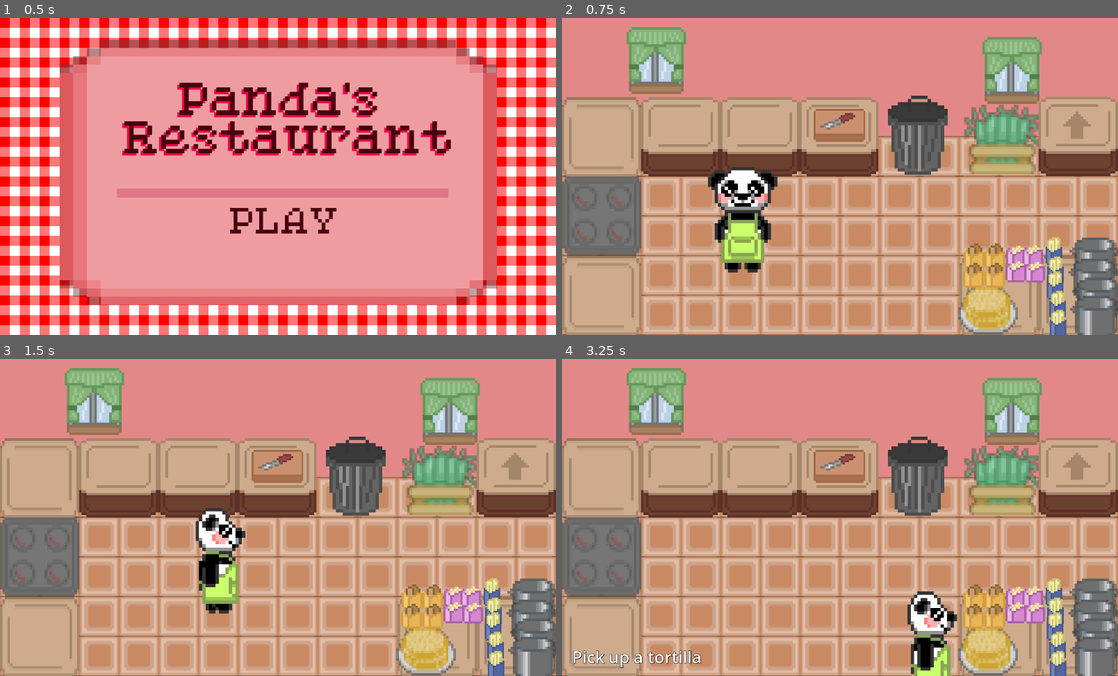
Above: before the commit, frames 1-4 (two rows, left to right).
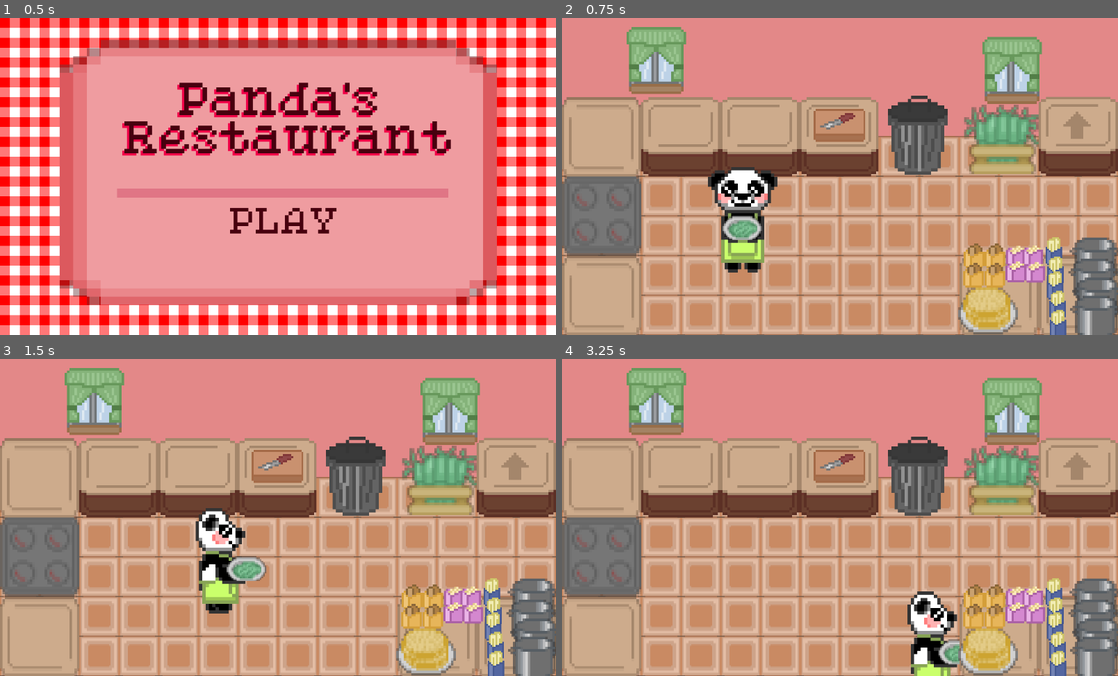
Above: after the commit, the same moments.

Repository: Paulina0612/Pandas_Restaurant
Game: Godot game, scene res://Scenes/Menu.tscn
The game is run twice, just before and just after one commit, with the same random seed, the same clock (stepped at 60 frames per second) and the same inputs.
Inputs (mouse positions are in pixels of both pictures, inside the frame that each line leads up to):
- Up to frame 1 (0.5 s): no input
- Up to frame 2 (0.75 s): click "PLAY" at 0.5 s
- Up to frame 3 (1.5 s): tap Enter at 1.25 s; move the mouse to (411, 599) at 1.27 s; press the mouse at (411, 599) at 1.28 s; hold Right (ui_right) from 1.28 s (still down)
- Up to frame 4 (3.25 s): move the mouse to (973, 618) at 2.02 s; release Right (ui_right) at 2.03 s; release the mouse at (973, 618) at 2.03 s; hold Down (ui_down) 2.03-2.78 s; click (973, 618) at 2.1 s; move the mouse to (995, 599) at 2.77 s; press the mouse at (995, 599) at 2.78 s; hold Right (ui_right) from 2.78 s (still down)

Frame 1 is identical in both runs. In frame 2, 0.7% of the frame differs, in the area x 27-38%, y 62-72%; in frame 3, 0.8%; in frame 4, 1.1%, in the area x 2-72%, y 88-99%.

Commit message:
Carrying graphics.

Diff:
--- a/Scenes/Player.tscn
+++ b/Scenes/Player.tscn
@@ -27,6 +27,7 @@
 [ext_resource type="Texture2D" uid="uid://dl6sqxtalodcf" path="res://Assets/player/left/walking_carrying_2.png" id="16_lslt6"]
 [ext_resource type="Texture2D" uid="uid://ds40hefmcjvuf" path="res://Assets/player/cutting/1.png" id="17_ulo2v"]
 [ext_resource type="Texture2D" uid="uid://d22hiahh0k6cd" path="res://Assets/player/cutting/2.png" id="18_1iu4k"]
+[ext_resource type="Texture2D" uid="uid://cfjoyb2gkmaqs" path="res://Assets/food/bamboo.png" id="28_utwlt"]
 
 [sub_resource type="SpriteFrames" id="SpriteFrames_1iu4k"]
 animations = [{
@@ -206,8 +207,16 @@
 position = Vector2(5, 0)
 scale = Vector2(8, 8)
 sprite_frames = SubResource("SpriteFrames_1iu4k")
-animation = &"standing_up_carrying"
+animation = &"standing_down"
 
 [node name="CollisionShape2D" type="CollisionShape2D" parent="."]
 position = Vector2(1, 0)
 shape = SubResource("CapsuleShape2D_ulo2v")
+
+[node name="Node2D" type="Node2D" parent="."]
+
+[node name="FoodSprite" type="Sprite2D" parent="Node2D"]
+texture_filter = 1
+position = Vector2(1, 19)
+scale = Vector2(4, 3.8125)
+texture = ExtResource("28_utwlt")
--- a/Scenes/player.gd
+++ b/Scenes/player.gd
@@ -3,7 +3,7 @@
 @export var speed = 400 # How fast the player will move (pixels/sec).
 var screen_size # Size of the game window.
 var if_cutting = false
-var if_carrying = false
+var if_carrying = true
 var dir = Vector2.ZERO
 
 # Called when the node enters the scene tree for the first time.
@@ -11,6 +11,8 @@
 	screen_size = get_viewport_rect().size
 	$AnimatedSprite2D.animation = "standing_down"
 	dir = Vector2.DOWN
+	$Node2D/FoodSprite.hide()
+
 
 
 # Called every frame. 'delta' is the elapsed time since the previous frame.
@@ -90,6 +92,19 @@
 
 
 func check_if_cutting():
+	if if_carrying:
+		#Transform according to player position
+		if dir == Vector2.DOWN:
+			$Node2D/FoodSprite.position.x = $Node2D.position.x
+			$Node2D/FoodSprite.show()
+		elif dir == Vector2.UP:
+			$Node2D/FoodSprite.hide()
+		elif dir == Vector2.RIGHT:
+			$Node2D/FoodSprite.position.x = $Node2D.position.x + 80
+			$Node2D/FoodSprite.show()
+		elif dir == Vector2.LEFT:
+			$Node2D/FoodSprite.position.x = $Node2D.position.x - 80
+			$Node2D/FoodSprite.show()
 	pass
 
 
Not shown: 1 places in Scenes/Player.tscn that only renumber resources
